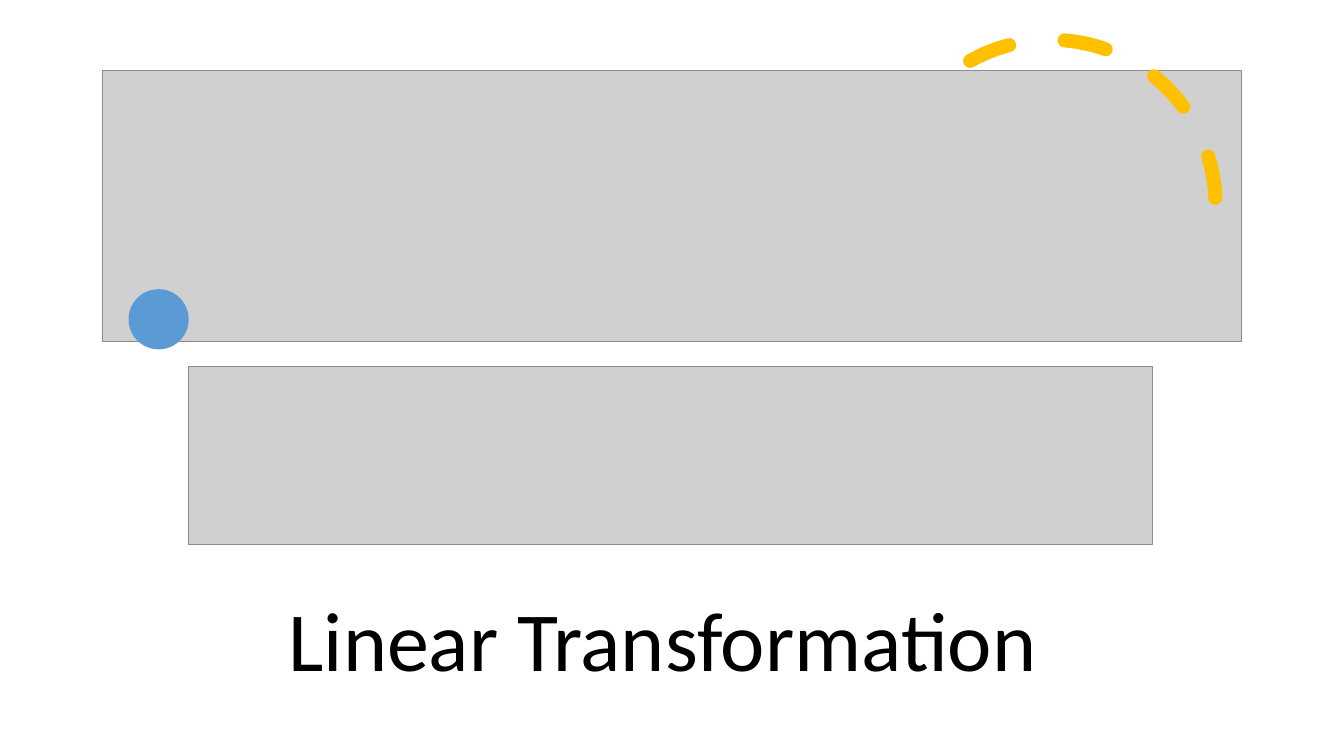
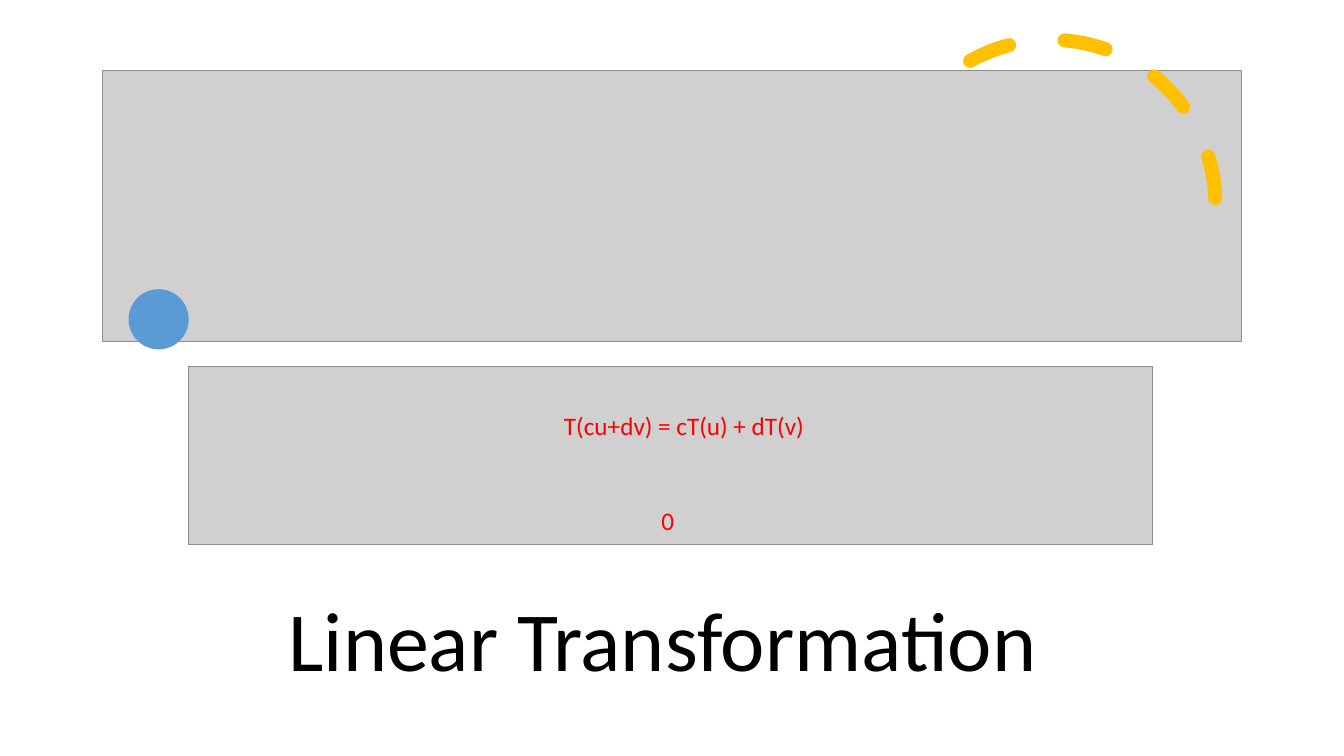
Before and after one commit to Jeffchen54/Linear-Definitions-and-Theorems, a slide deck: slide 16 of Unit 3-4 Definitions.pptx. Drawn at 1344x756 pixels with LibreOffice and Linux fonts; fonts in the diff are those of the drawing; grey boxes stand for pictures. Boxes give left, top, right and bottom in pixels: in the first picture for what was removed or moved away, otherwise in the second. Text is boxed around its words. In the diff, an @@ line names an element or a change of style, - is before the commit and + after.

```diff
--- a/Unit 3-4 Definitions.pptx
+++ b/Unit 3-4 Definitions.pptx
@@ text added at [564,416,804,439], 18 pt, text #FF0000 @@
+T(cu+dv) = cT(u) + dT(v)
@@ text added at [661,513,674,530], 18 pt, text #FF0000 @@
+0
```
Also in this commit, not shown: 6 other slides changed, 13 slides added, 9 slides removed, 1 other file.
